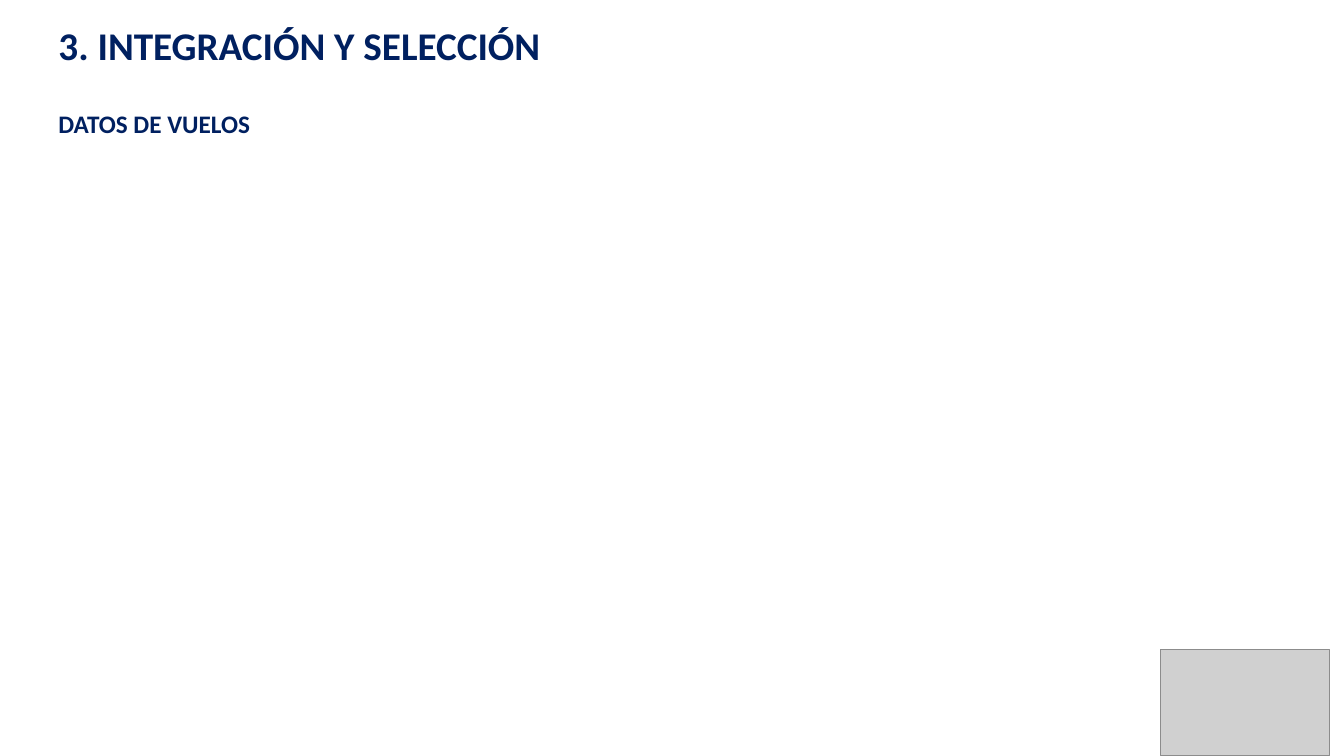
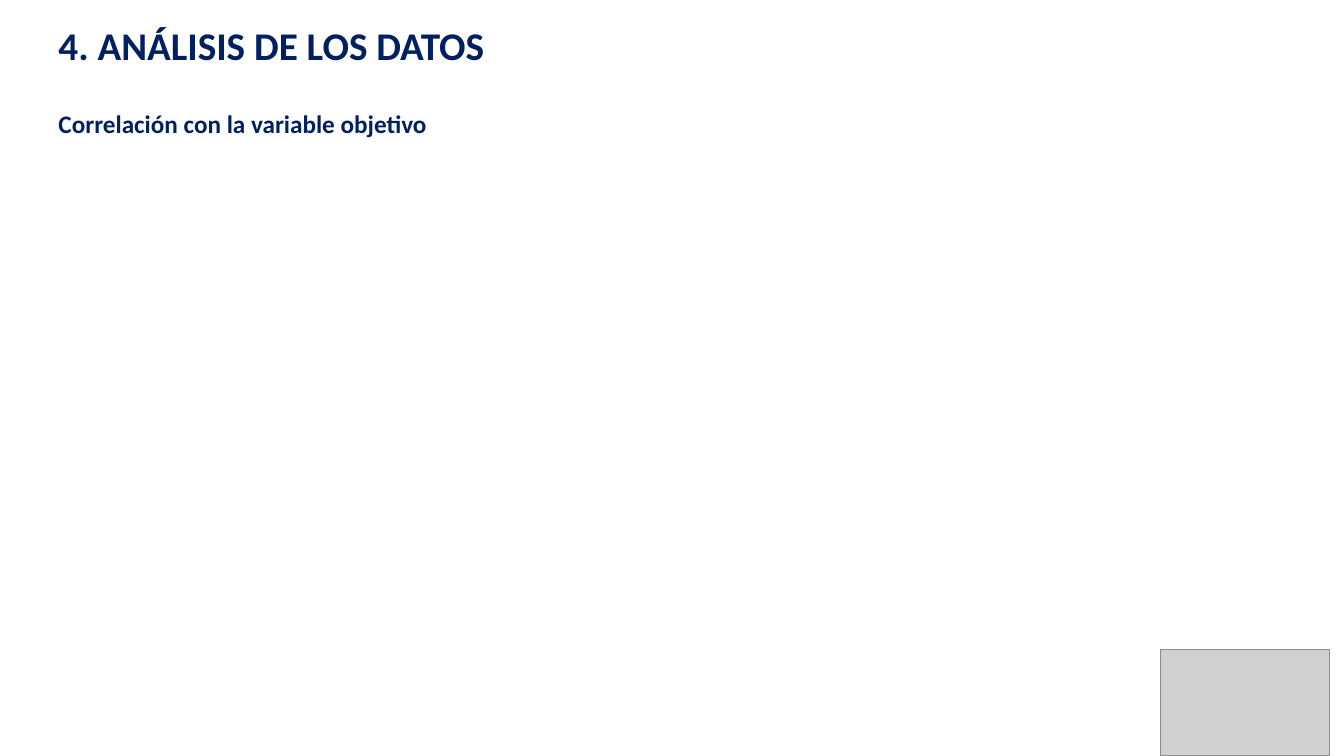
Before and after one commit to guiruha/DataCleaningUOC, a slide deck: slide 10 of Memoria_pres.pptx. Drawn at 1344x756 pixels with LibreOffice and Linux fonts; fonts in the diff are those of the drawing; grey boxes stand for pictures. Boxes give left, top, right and bottom in pixels: in the first picture for what was removed or moved away, otherwise in the second. Text is boxed around its words. In the diff, an @@ line names an element or a change of style, - is before the commit and + after.

```diff
--- a/Memoria_pres.pptx
+++ b/Memoria_pres.pptx
@@ text at [58,27,484,61]: text changed @@
-3. INTEGRACIÓN Y SELECCIÓN
+4. ANÁLISIS DE LOS DATOS
@@ text at [58,115,427,138]: text changed @@
-DATOS DE VUELOS
+Correlación con la variable objetivo
```
Also in this commit, not shown: 1 other slide changed, 3 slides added, 2 slides removed.
